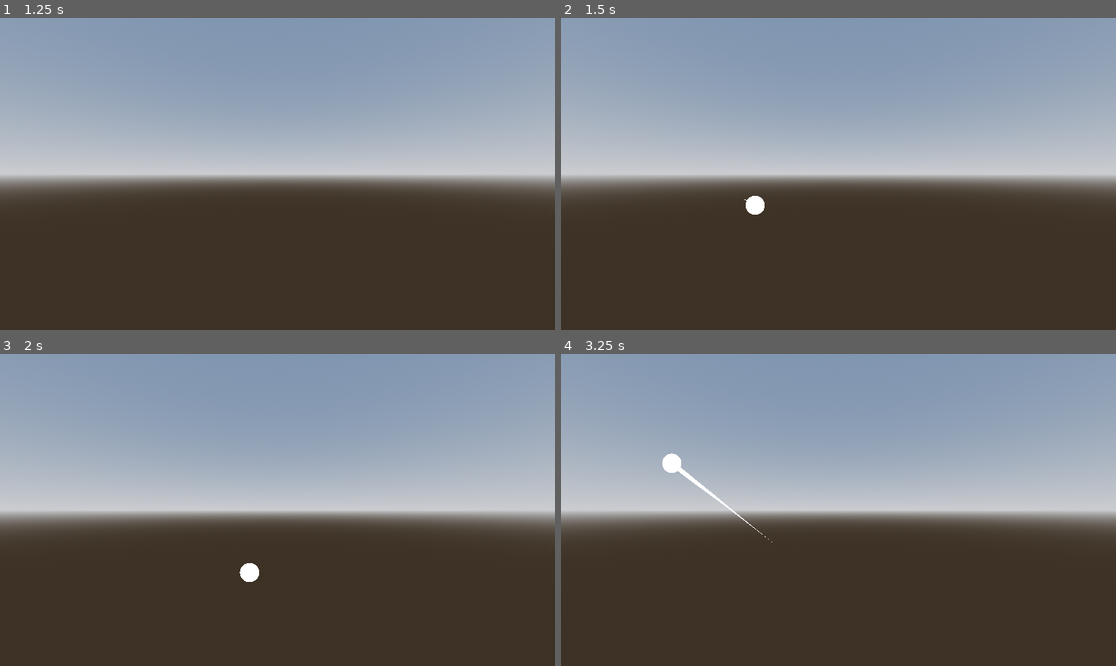
Above: before the commit, frames 1-4 (two rows, left to right).
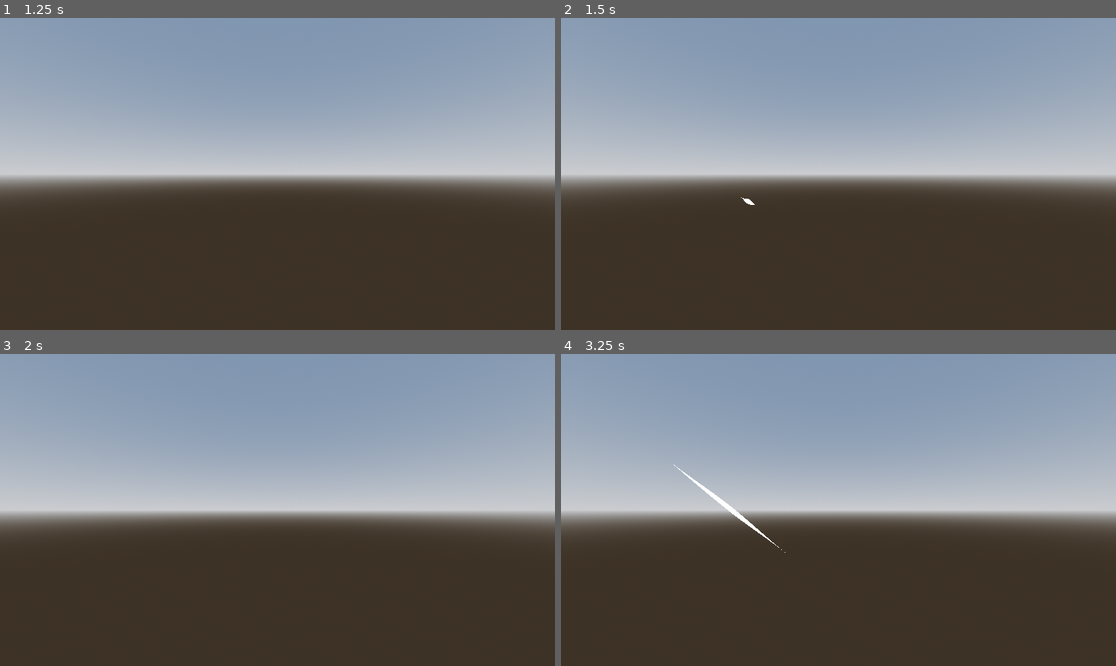
Above: after the commit, the same moments.

Repository: XpolioN2005/SwipeFall
Game: Godot game, scene res://test.tscn
Two runs of this game, one before a commit and one after it. Both use one fixed random seed, a clock stepped at 60 frames per second and the inputs below.
Inputs (mouse positions are in pixels of both pictures, inside the frame that each line leads up to):
- Up to frame 1 (1.25 s): tap Enter at 0.5 s; move the mouse to (399, 158) at 0.52 s; click (399, 158) at 0.67 s
- Up to frame 2 (1.5 s): tap Space at 1.25 s; drag from (727, 189) to (810, 236) at 1.27 s
- Up to frame 3 (2 s): no input
- Up to frame 4 (3.25 s): move the mouse to (894, 441) at 2.02 s; click (894, 441) at 2.17 s; tap Enter at 2.75 s; drag from (810, 572) to (672, 463) at 2.77 s

Frame 1 is identical in both runs. In frame 2, 0.2% of the frame differs, in the area x 32-37%, y 57-64%; in frame 3, 0.2%; in frame 4, 0.3%, in the area x 18-41%, y 31-64%.

Commit message:
refactor: Rework Player as Camera3D and hooked in  slash trail

Diff:
--- a/src/Player/Slash/slash_trail.gd
+++ b/src/Player/Slash/slash.gd
@@ -9,14 +9,19 @@
 @export var decay_rate: float = 0.01
 
 const MAX_POINTS: int = 200
+
 var is_active: bool = true
 
 @onready var curve: Curve2D = Curve2D.new()
+
+var player_cam: PlayerCam
 
 
 func _ready() -> void:
 	curve.clear_points()
 	line.clear_points()
+
+	player_cam = get_viewport().get_camera_3d() as PlayerCam
 
 	SignalBus.dragging.connect(_on_dragging)
 	SignalBus.drag_ended.connect(_on_drag_ended)
@@ -37,8 +42,10 @@
 
 	_decay()
 
+
 func _on_drag_ended(_finger: int, _position: Vector2) -> void:
 	is_active = false
+
 
 func _on_dragging(_finger: int, pos: Vector2, _delta: Vector2) -> void:
 	if not is_active:
@@ -46,17 +53,17 @@
 
 	var local_pos: Vector2 = to_local(pos)
 
-	if curve.point_count == 0:
-		curve.add_point(local_pos)
-		_update_line()
-		return
+	if curve.point_count > 0:
+		var last_point: Vector2 = curve.get_point_position(curve.point_count - 1)
 
-	var last_point: Vector2 = curve.get_point_position(curve.point_count - 1)
+		if last_point.distance_to(local_pos) < point_distance_threshold:
+			return
 
 	area.position = local_pos
 
-	if last_point.distance_to(local_pos) < point_distance_threshold:
-		return
+	if player_cam:
+		var hit: Node3D = player_cam.raycast_from_screen(pos)
+		print(hit)
 
 	curve.add_point(local_pos)
 
@@ -77,5 +84,4 @@
 
 		await get_tree().create_timer(decay_rate).timeout
 
-	_exit_tree()
 	queue_free()
--- a/src/Player/Slash/slash_trail.tscn
+++ b/src/Player/Slash/slash.tscn
@@ -1,9 +1,9 @@
-[gd_scene format=3 uid="uid://cs8vdam2pq2ft"]
+[gd_scene format=3 uid="uid://sjsl72bueesm"]
 
-[ext_resource type="Script" uid="uid://bcxqfyw550dyv" path="res://Player/Slash/slash_trail.gd" id="1_edoks"]
+[ext_resource type="Script" uid="uid://bcxqfyw550dyv" path="res://Player/Slash/slash.gd" id="1_q1r0c"]
 
 [sub_resource type="Curve" id="Curve_l8h54"]
-_data = [Vector2(0, 0), 0.0, 0.0, 0, 0, Vector2(0.59999996, 0.50561804), 1.6743774, 1.6743774, 0, 0, Vector2(1, 1), 0.0, 0.0, 0, 0]
+_data = [Vector2(1e-05, 0), 0.0, 0.0, 0, 0, Vector2(0.5, 1), 0.0, 0.0, 0, 0, Vector2(1, 0), -2.0, 0.0, 1, 0]
 point_count = 3
 
 [sub_resource type="SphereMesh" id="SphereMesh_l8h54"]
@@ -13,11 +13,11 @@
 [sub_resource type="CircleShape2D" id="CircleShape2D_l8h54"]
 radius = 20.0
 
-[node name="slash_trail" type="Node2D" unique_id=562439126 node_paths=PackedStringArray("line", "area")]
-script = ExtResource("1_edoks")
+[node name="slash" type="Node2D" unique_id=562439126 node_paths=PackedStringArray("line", "area")]
+script = ExtResource("1_q1r0c")
 line = NodePath("Line2D")
 area = NodePath("Area2D")
-point_distance_threshold = 5.0
+point_distance_threshold = 2.0
 lifetime = 0.5
 
 [node name="Line2D" type="Line2D" parent="." unique_id=290758603]
@@ -30,6 +30,7 @@
 [node name="Area2D" type="Area2D" parent="." unique_id=649688203]
 
 [node name="MeshInstance2D" type="MeshInstance2D" parent="Area2D" unique_id=342628107]
+visible = false
 mesh = SubResource("SphereMesh_l8h54")
 
 [node name="CollisionShape2D" type="CollisionShape2D" parent="Area2D" unique_id=1424058888]
--- a/src/Player/player.gd
+++ /dev/null
@@ -1,39 +0,0 @@
-extends Node3D
-class_name Player
-
-@export var cam: Camera3D
-@export var hit_visual_scene: PackedScene = preload("res://Player/Slash/slash_trail.tscn")
-@export var canvas: CanvasLayer
-
-func _ready() -> void:
-	SignalBus.drag_started.connect(_on_drag_started)
-
-
-func _on_drag_started(_finger: int, pos: Vector2) -> void:
-	var hit_isnt: Node = hit_visual_scene.instantiate()
-	var hit_visual: Node2D = hit_isnt as Node2D
-
-	if hit_visual == null:
-		push_error("hit_visual_scene root must inherit Node2D")
-		return
-
-	hit_visual.global_position = pos
-	canvas.add_child(hit_visual)
-
-
-func _screen_to_world(screen_pos: Vector2) -> Vector3:
-	if cam == null:
-		return Vector3.ZERO
-
-	var from: Vector3 = cam.project_ray_origin(screen_pos)
-	var dir: Vector3 = cam.project_ray_normal(screen_pos)
-
-	var plane: Plane = Plane(Vector3.UP, 0.0)
-	var denom: float = plane.normal.dot(dir)
-
-	if absf(denom) < 0.0001:
-		return from
-
-	var t: float = - (plane.normal.dot(from) + plane.d) / denom
-
-	return from + dir * t
--- a/src/Player/player.tscn
+++ /dev/null
@@ -1,11 +0,0 @@
-[gd_scene format=3 uid="uid://byque4w54oowj"]
-
-[ext_resource type="Script" uid="uid://b1t6qhntva5bg" path="res://Player/player.gd" id="1_l8h54"]
-
-[node name="Player" type="Node3D" unique_id=12772172 node_paths=PackedStringArray("canvas")]
-script = ExtResource("1_l8h54")
-canvas = NodePath("Visuals")
-
-[node name="Camera" type="Camera3D" parent="." unique_id=340689062]
-
-[node name="Visuals" type="CanvasLayer" parent="." unique_id=1745295260]
--- /dev/null
+++ b/src/Player/player_cam.gd
@@ -0,0 +1,36 @@
+extends Camera3D
+class_name PlayerCam
+
+@export var hit_visual_scene: PackedScene = preload("res://Player/Slash/slash.tscn")
+@export var canvas: CanvasLayer
+
+const RAY_LENGTH: float = 200.0
+
+func _ready() -> void:
+	SignalBus.drag_started.connect(_on_drag_started)
+
+func raycast_from_screen(pos: Vector2) -> Node3D:
+	var space_state: PhysicsDirectSpaceState3D = get_world_3d().direct_space_state
+
+	var ray_origin: Vector3 = project_ray_origin(pos)
+	var ray_end: Vector3 = ray_origin + project_ray_normal(pos) * RAY_LENGTH
+
+	var query: PhysicsRayQueryParameters3D = PhysicsRayQueryParameters3D.create(ray_origin, ray_end)
+	var result: Dictionary = space_state.intersect_ray(query)
+
+	if result.is_empty():
+		return null
+
+	return result["collider"] as Node3D
+
+
+func _on_drag_started(_finger: int, pos: Vector2) -> void:
+	var hit_isnt: Node = hit_visual_scene.instantiate()
+	var hit_visual: Node2D = hit_isnt as Node2D
+
+	if hit_visual == null:
+		push_error("hit_visual_scene root must inherit Node2D")
+		return
+
+	hit_visual.global_position = pos
+	canvas.add_child(hit_visual)
--- /dev/null
+++ b/src/Player/player_cam.tscn
@@ -0,0 +1,9 @@
+[gd_scene format=3 uid="uid://byque4w54oowj"]
+
+[ext_resource type="Script" uid="uid://bg3c1fary1akj" path="res://Player/player_cam.gd" id="1_l8h54"]
+
+[node name="Player" type="Camera3D" unique_id=310939546 node_paths=PackedStringArray("canvas")]
+script = ExtResource("1_l8h54")
+canvas = NodePath("Visuals")
+
+[node name="Visuals" type="CanvasLayer" parent="." unique_id=1745295260]
--- a/src/test.tscn
+++ b/src/test.tscn
@@ -1,7 +1,7 @@
 [gd_scene format=3 uid="uid://b6vf1aji6dy38"]
 
 [ext_resource type="Script" uid="uid://bus462c6ybdxw" path="res://Utils/gesture_recognizer.gd" id="1_37kl0"]
-[ext_resource type="PackedScene" uid="uid://byque4w54oowj" path="res://Player/player.tscn" id="2_8uh7m"]
+[ext_resource type="PackedScene" uid="uid://byque4w54oowj" path="res://Player/player_cam.tscn" id="2_8uh7m"]
 
 [sub_resource type="ProceduralSkyMaterial" id="ProceduralSkyMaterial_37kl0"]
 sky_horizon_color = Color(0.66224277, 0.6717428, 0.6867428, 1)
@@ -28,4 +28,4 @@
 script = ExtResource("1_37kl0")
 metadata/_custom_type_script = "uid://bus462c6ybdxw"
 
-[node name="Player" parent="." unique_id=12772172 instance=ExtResource("2_8uh7m")]
+[node name="Player" parent="." unique_id=310939546 instance=ExtResource("2_8uh7m")]
Renamed: src/Player/Slash/slash_trail.gd.uid -> src/Player/Slash/slash.gd.uid
Not shown, removed: src/Player/player.gd.uid
Not shown, added: src/Player/player_cam.gd.uid
